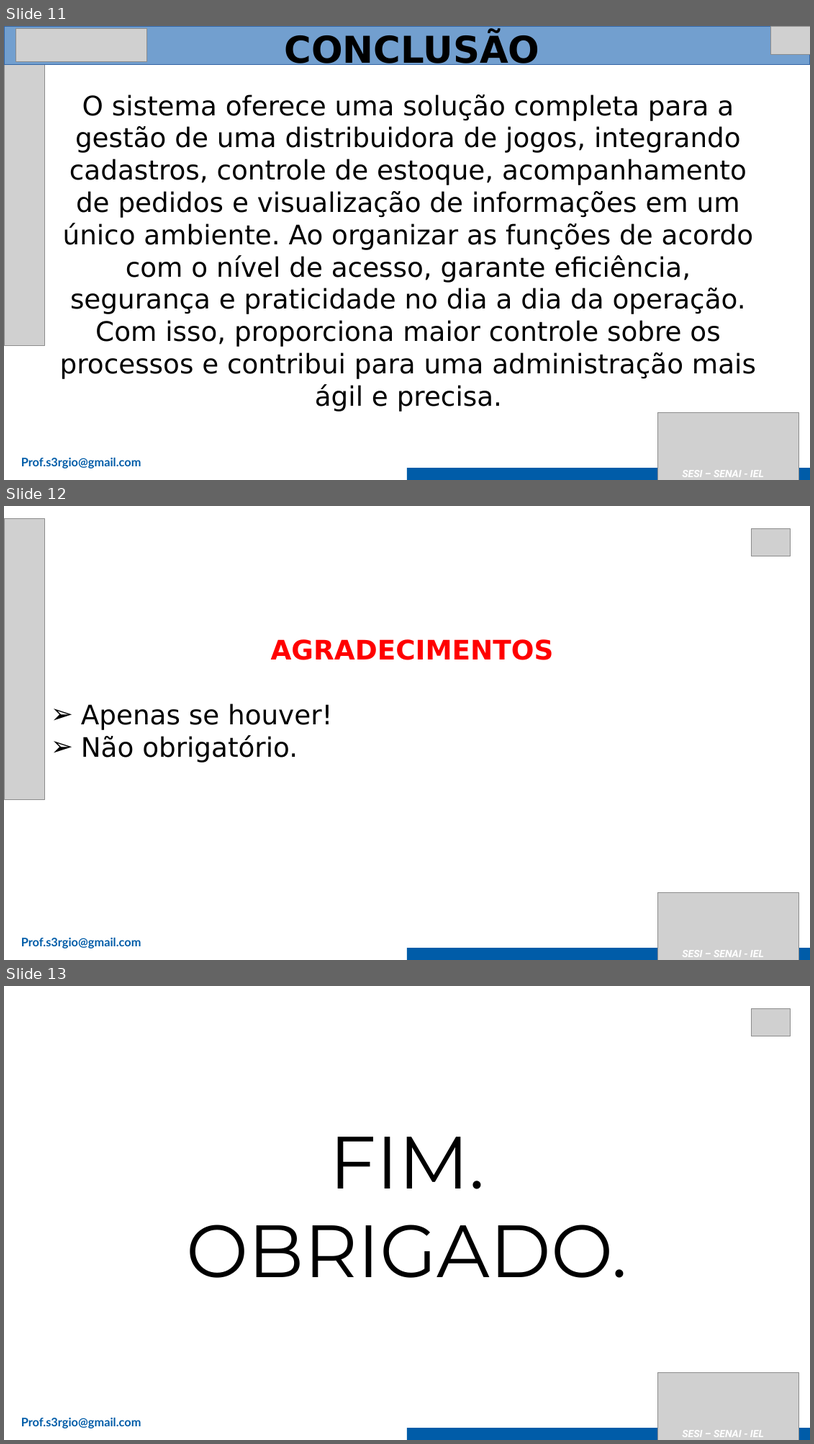
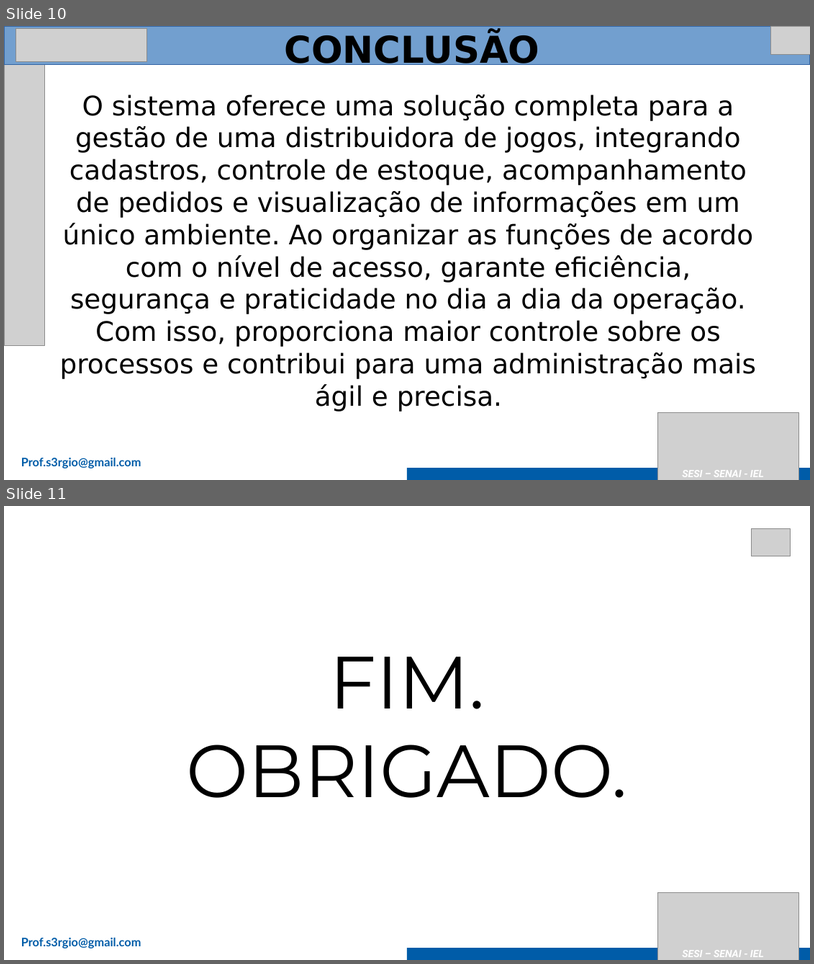
Before and after one commit to Caioairesd/Projeto-Senai-Atlas, a slide deck: apresentação/2025_Modelo Apresentação Senai - SA.pptx. Shown one above the other, each under a label of ours: slides 11, 12 and 13 before the commit, slides 10 and 11 after it. The pictures are 814x1444 and 814x964 pixels, drawn with LibreOffice and Linux fonts; fonts in the diff are those of the drawing; grey boxes stand for pictures. Boxes give left, top, right and bottom in pixels: in the first picture for what was removed or moved away, otherwise in the second. Text is boxed around its words. In the diff, an @@ line names an element or a change of style, - is before the commit and + after.

```diff
--- a/apresentação/2025_Modelo Apresentação Senai - SA.pptx
+++ b/apresentação/2025_Modelo Apresentação Senai - SA.pptx
@@ slide 12 removed at [4,506,810,960], background #FFFFFF @@
@@ picture removed at [4,519,44,800] @@
@@ picture removed at [751,529,791,556] @@
@@ text removed at [81,639,554,762] @@
-AGRADECIMENTOS
-➢ Apenas se houver!
-➢ Não obrigatório.
@@ picture removed at [658,893,799,960] @@
@@ text removed at [21,937,142,948] @@
-Prof.s3rgio@gmail.com
@@ rectangle removed at [407,947,810,960] @@
@@ text removed at [682,950,764,957] @@
-SESI – SENAI - IEL
@@ what was slide 11 is now slide 10 @@
@@ what was slide 13 is now slide 11 @@
```
Also in this commit, not shown: 4 slides changed, 1 other slide removed, 1 other file.
